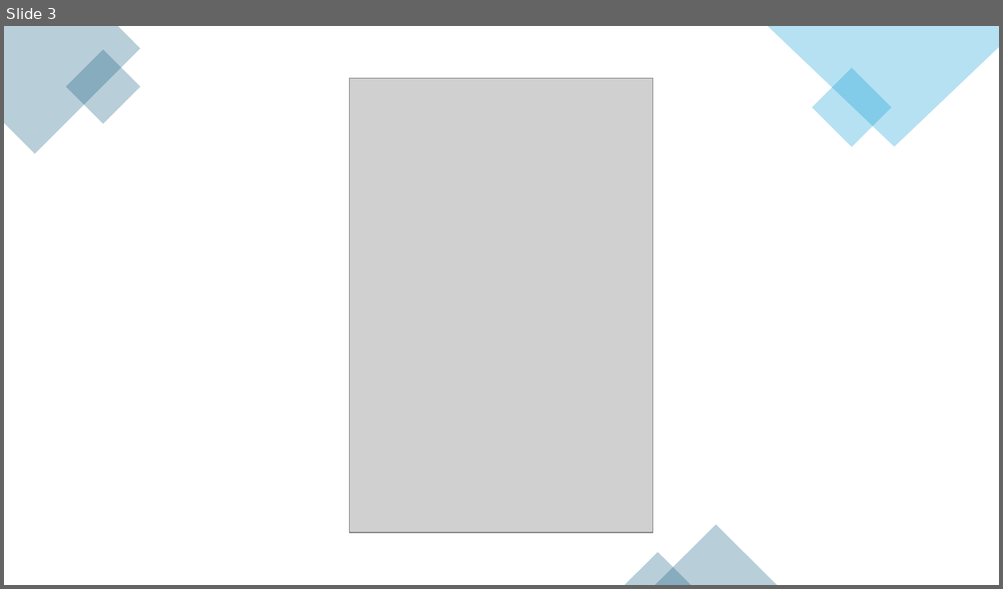
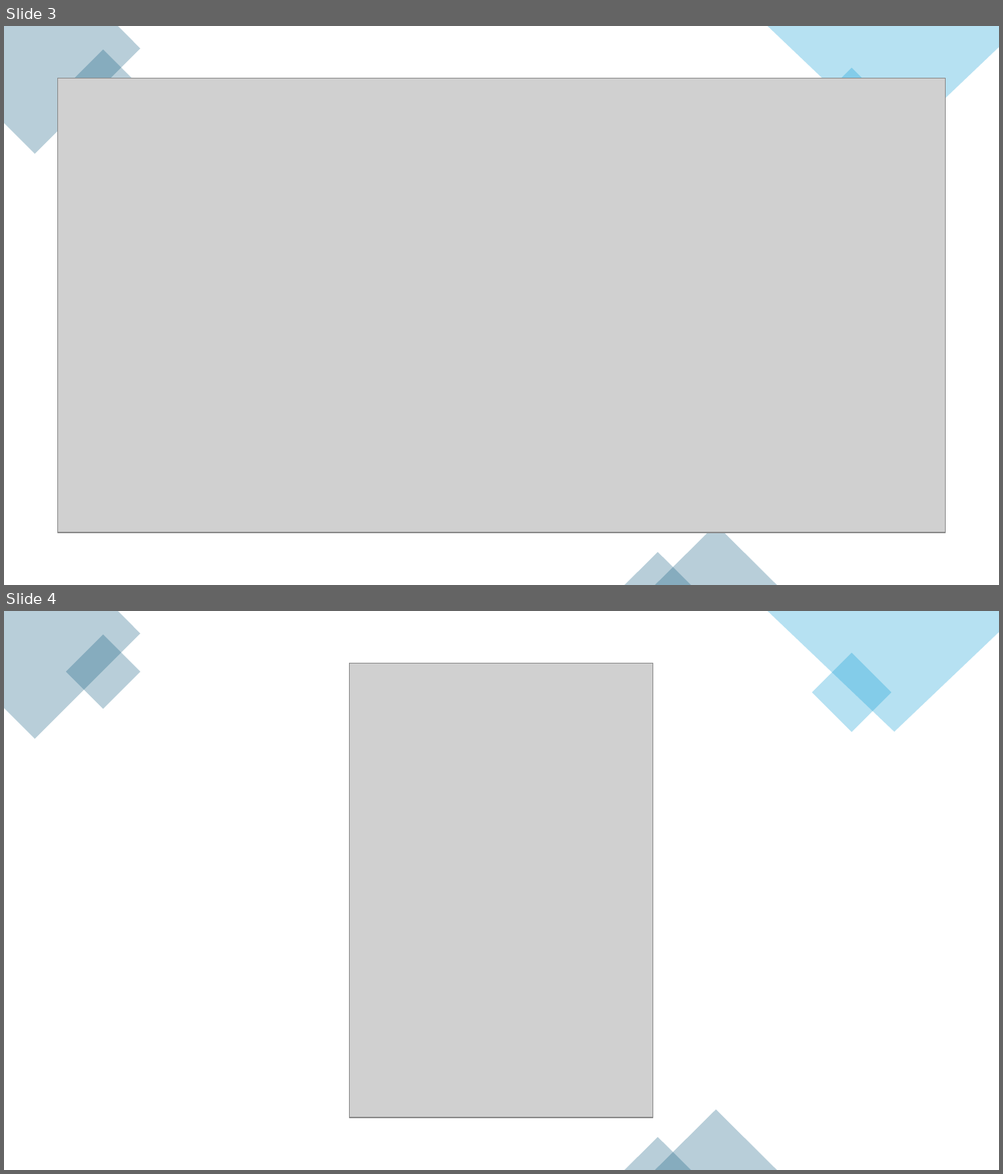
Before and after one commit to adeziio/auto-wright, a slide deck: Automated Testing Refinement Proposal.pptx. Shown one above the other, each under a label of ours: slide 3 before the commit, slides 3 and 4 after it. The pictures are 1003x589 and 1003x1174 pixels, drawn with LibreOffice and Linux fonts; fonts in the diff are those of the drawing; grey boxes stand for pictures; background and template pictures are left out. Boxes give left, top, right and bottom in pixels: in the first picture for what was removed or moved away, otherwise in the second. Text is boxed around its words. In the diff, an @@ line names an element or a change of style, - is before the commit and + after.

```diff
--- a/Automated Testing Refinement Proposal.pptx
+++ b/Automated Testing Refinement Proposal.pptx
@@ slide 3 added at (4,26,999,585), background picture (left out) @@
@@ freeform shape added at (4,26,141,154), fill #156082 at 30% opacity @@
@@ freeform shape added at (767,26,999,147), fill #0F9ED5 at 30% opacity @@
@@ rectangle added at (66,50,141,124), fill #156082 at 30% opacity @@
@@ rectangle added at (811,68,891,147), fill #0F9ED5 at 30% opacity @@
@@ picture added at (57,79,945,533) @@
@@ triangle added at (654,526,777,585), fill #156082 at 30% opacity @@
@@ triangle added at (625,553,691,585), fill #156082 at 30% opacity @@
@@ what was slide 3 is now slide 4 @@
```
Also in this commit, not shown: 28 other files.
